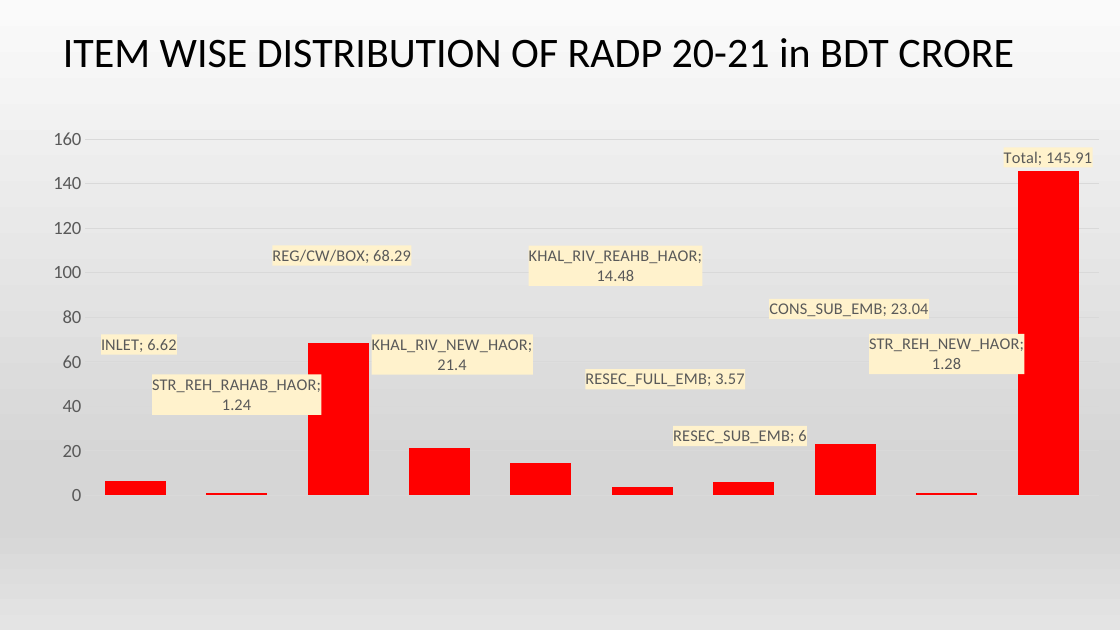
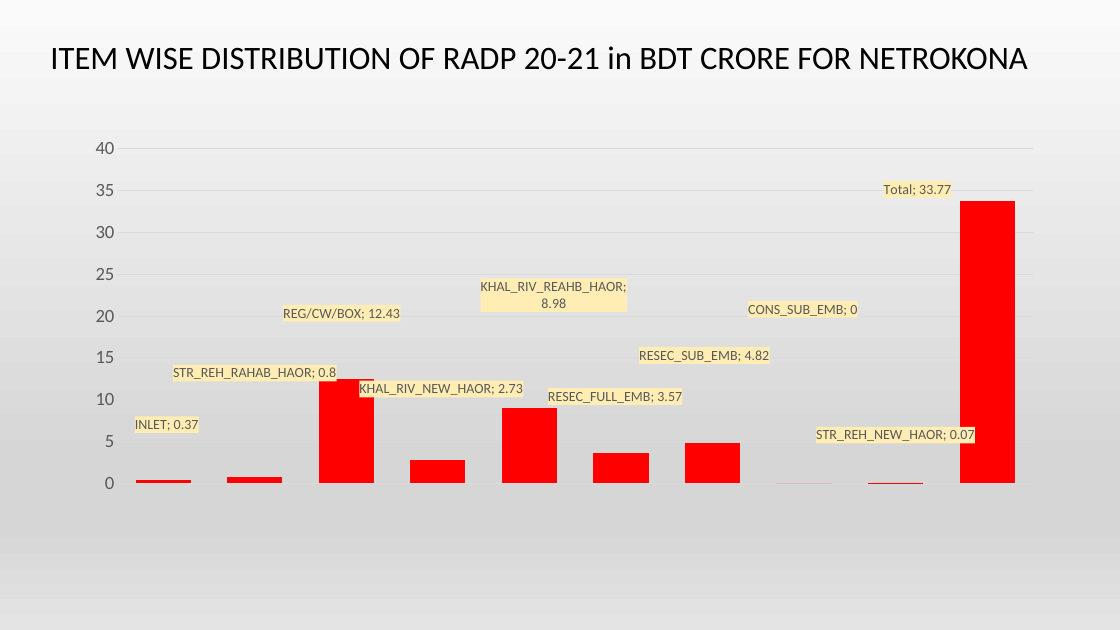
Before and after one commit to jakariapervez/cmis6, a slide deck: slide 5 of Civilworks cost/RADP Preparations/RADP Actions and Followups.pptx. Drawn at 1120x630 pixels with LibreOffice and Linux fonts; fonts in the diff are those of the drawing. Boxes give left, top, right and bottom in pixels: in the first picture for what was removed or moved away, otherwise in the second. Text is boxed around its words. In the diff, an @@ line names an element or a change of style, - is before the commit and + after.

```diff
--- a/Civilworks cost/RADP Preparations/RADP Actions and Followups.pptx
+++ b/Civilworks cost/RADP Preparations/RADP Actions and Followups.pptx
@@ title at (50, 46, 1028, 70): text changed; size 36 to 28 pt @@
-ITEM WISE DISTRIBUTION OF RADP 20-21 in BDT CRORE
+ITEM WISE DISTRIBUTION OF RADP 20-21 in BDT CRORE FOR NETROKONA
@@ column chart at (75, 90, 1046, 602) @@
-Series 1: 6.62, 1.24, 68.29, 21.4, 14.48, 3.57, 6, 23.04, 1.28, 145.91
+Series 1: 0.37, 0.8, 12.43, 2.73, 8.98, 3.57, 4.82, 0, 0.07, 33.77
@@ data labels of Series 1 changed @@
@@ plot area changed @@
@@ column chart: place and size @@
-column chart at (33, 74, 1109, 619)
+column chart at (75, 90, 1046, 602)
```
Also in this commit, not shown: 6 other slides changed, 5 slides added, 5 other files.
